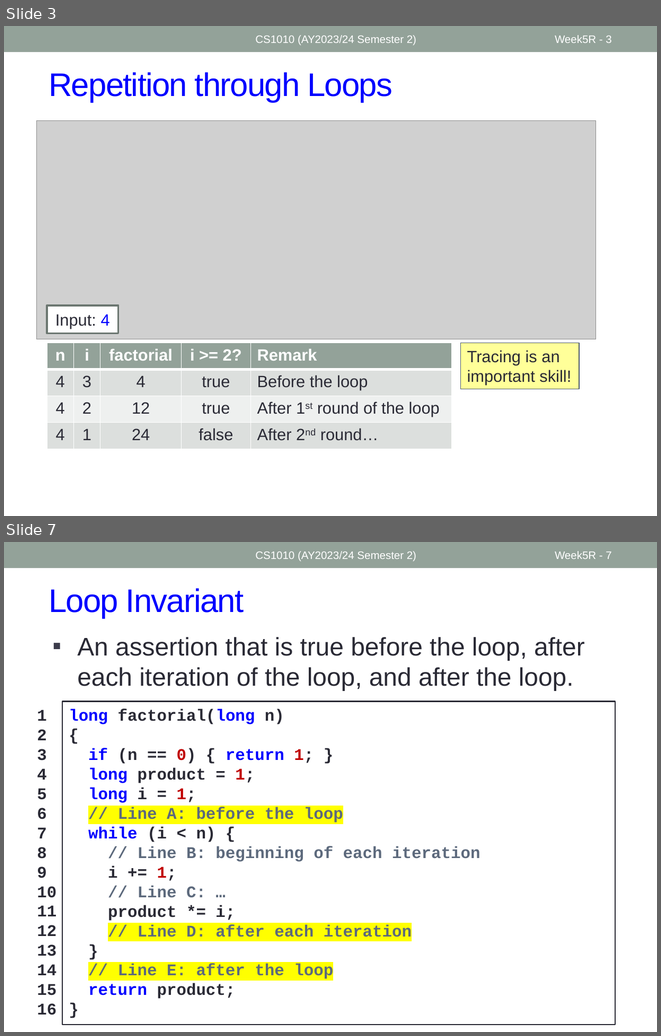
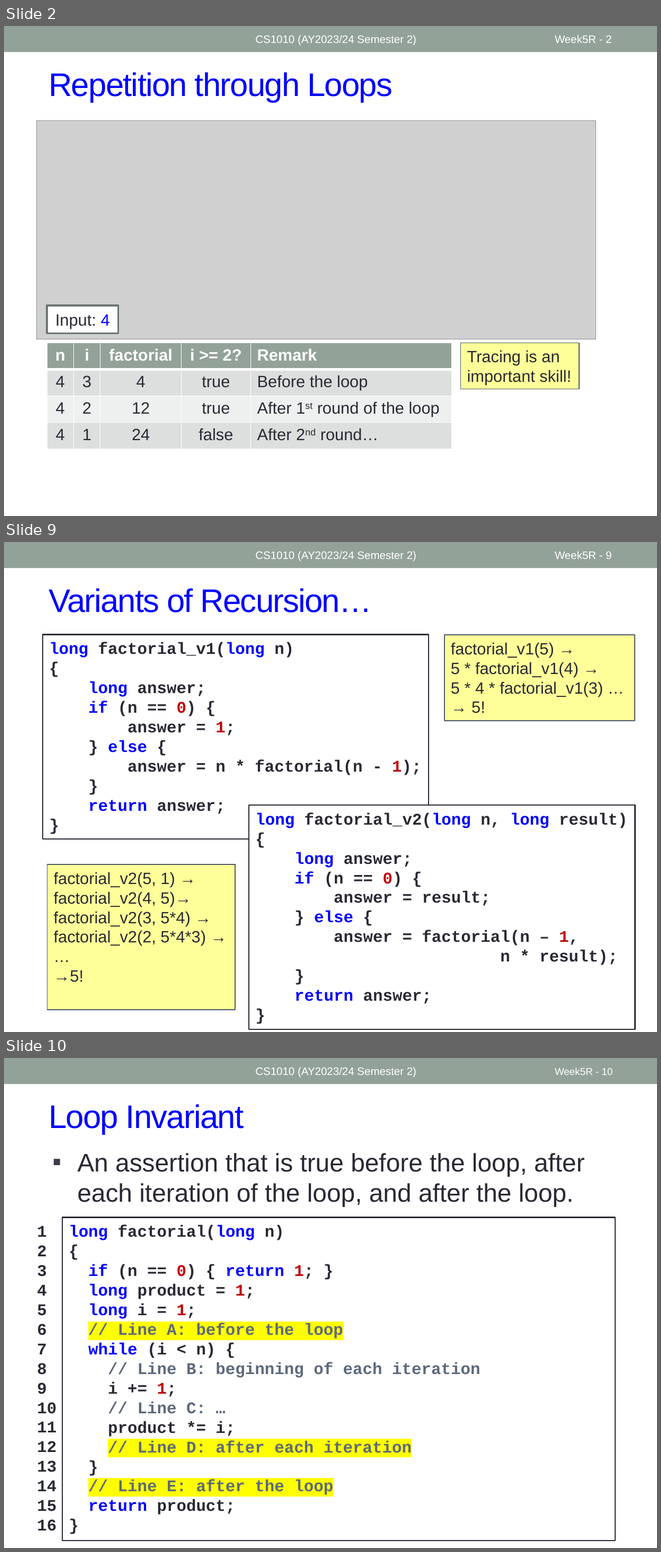
Before and after one commit to nus-cs1010-2425-s2/website, a slide deck: slides/Week5_Recap.pptx. Shown one above the other, each under a label of ours: slides 3 and 7 before the commit, slides 2, 9 and 10 after it; the slides between them are not shown. The pictures are 661x1036 and 661x1552 pixels, drawn with LibreOffice and Linux fonts; fonts in the diff are those of the drawing; grey boxes stand for pictures. Boxes give left, top, right and bottom in pixels: in the first picture for what was removed or moved away, otherwise in the second. Text is boxed around its words. In the diff, an @@ line names an element or a change of style, - is before the commit and + after.

```diff
--- a/slides/Week5_Recap.pptx
+++ b/slides/Week5_Recap.pptx
@@ slide 9 added at bbox=[4, 542, 657, 1032], background #FFFFFF; not listed: 1 template element that a slide beside it also shows @@
@@ text added at bbox=[255, 551, 416, 561], 12 pt, text #FFFFFF @@
+CS1010 (AY2023/24 Semester 2)
@@ page number added at bbox=[555, 551, 611, 559], 12 pt, text #FFFFFF @@
+Week5R - 9
@@ title added at bbox=[49, 588, 372, 612], 36 pt, text #0000FF @@
+Variants of Recursion…
@@ rectangle added at bbox=[43, 635, 429, 839], fill #FFFFFF, outline #292934 1.5 pt, 18 pt, text #292934, bold @@
+long factorial_v1(long n)
+{
+long answer;
+if (n == 0) {
+answer = 1;
+} else {
+answer = n * factorial(n - 1);
+}
+return answer;
+}
@@ rectangle added at bbox=[444, 635, 635, 720], fill #FFFF99, outline #4C5A6A 1 pt, 18 pt, text #292934 @@
+factorial_v1(5) →
+5 * factorial_v1(4) →
+5 * 4 * factorial_v1(3) …
+→ 5!
@@ rectangle added at bbox=[249, 805, 635, 1029], fill #FFFFFF, outline #292934 1.5 pt, 18 pt, text #292934, bold @@
+long factorial_v2(long n, long result)
+{
+long answer;
+if (n == 0) {
+answer = result;
+} else {
+answer = factorial(n – 1,
+n * result);
+}
+return answer;
+}
@@ rectangle added at bbox=[47, 865, 235, 1009], fill #FFFF99, outline #4C5A6A 1 pt, 18 pt, text #292934 @@
+factorial_v2(5, 1) →
+factorial_v2(4, 5)→
+factorial_v2(3, 5*4) →
+factorial_v2(2, 5*4*3) →
+…
+→5!
@@ what was slide 3 is now slide 2 @@
@@ page number at bbox=[555, 35, 611, 43]: text changed @@
-Week5R - 3
+Week5R - 2
@@ what was slide 7 is now slide 10 @@
@@ page number at bbox=[555, 1068, 613, 1075]: text changed; size 12 to 11 pt @@
-Week5R - 7
+Week5R - 10
```
Also in this commit, not shown: 5 slides changed, 2 other slides added, 5 other files.
